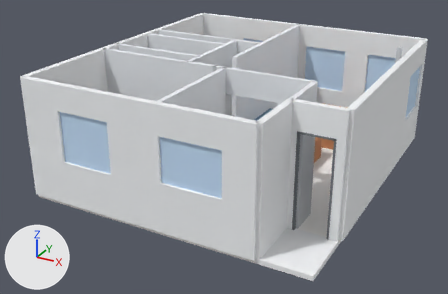
The OBJ model Departamento_01-01.obj: old version first, new version second.
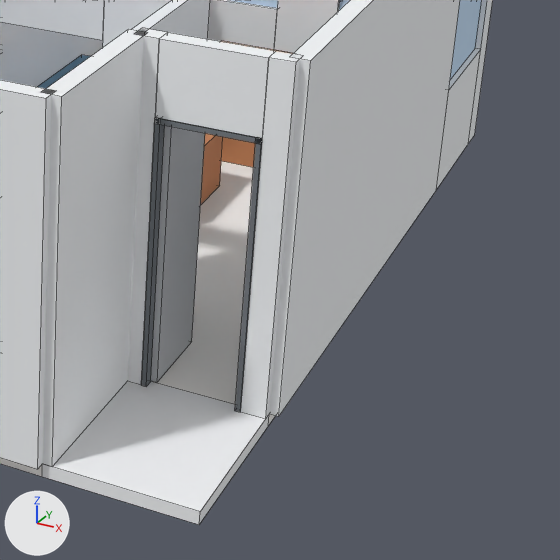
There are two pictures of each version: one whole from a 50 mm camera at (9.22, -15.47, 6.28) aimed at (2.92, -4.03, 0.55), one close up on the part from 54% to 100% of the width and 30% to 100% of the height. The axes (+X, +Y, +Z) are drawn at lower left. The lights are the same throughout. The last two pictures show the newer version. The close-ups show mesh edges as thin lines. Where no turn or scale is listed for an object, it has been applied to the vertices. Vertices at exactly the same position are counted once.

The first close-up shows '00_Palier_Edificio', '00_Piso_Ceramico_33x33', '01B_Ventanas_Aluminio', '01_Muros_Exteriores', '02B_Marcos_Puertas_Chapa', '02D_Puerta_Principal_Gris', '02_Tabiques_Interiores', '05B_Muebles_Madera_Caoba' and 1 more.
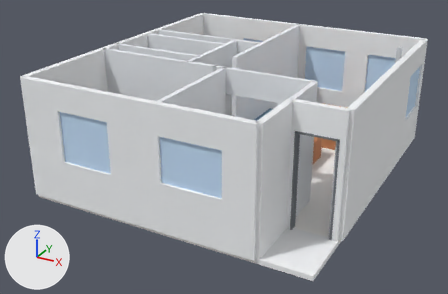
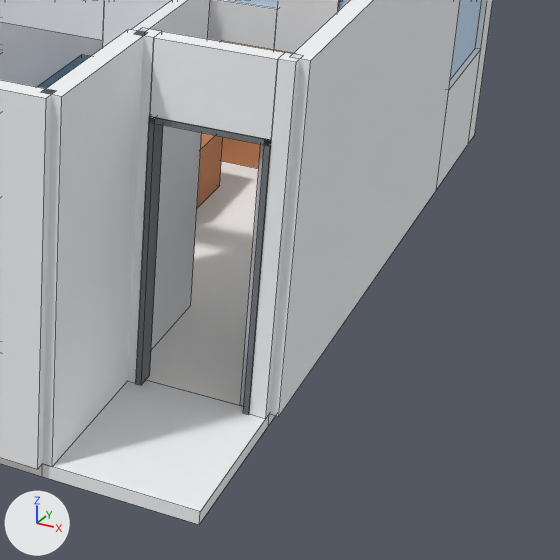
What changed in the scene script:
```text
Change me_01_muros_exteriores:
    where me_01_muros_exteriores.from_pydata(...)  # 172 vertices, 174 faces; spans x -0.07..6.37, y -7.07..0.07, z 0.0..2.6
    used by ob_01_muros_exteriores; location = (0.0, 0.0, 0.0)
    me_01_muros_exteriores part 1: all 12 vertices in x 5.38..6.12, y -5.77..-5.63, z 0.0..2.6 are scaled about their middle by (1.14, 1, 1), then moved by (0.01, 0.0, 0.0)
Change me_02b_marcos_puertas_chapa:
    used by ob_02b_marcos_puertas_chapa; location = (0.0, 0.0, 0.0)
    remove me_02b_marcos_puertas_chapa.from_pydata(...)  # 80 vertices, 72 faces; spans x 2.24..6.12, y -5.78..-2.24, z 0.0..2.05
    add me_02b_marcos_puertas_chapa.from_pydata(...)  # 80 vertices, 72 faces; spans x 2.24..6.18, y -5.78..-2.24, z 0.0..2.05
    me_02b_marcos_puertas_chapa part 2: the loose piece of 20 vertices spanning x 5.38..6.12, y -5.78..-5.62, z 0.0..2.05 is scaled about its middle by (1.14, 1, 1), then moved by (0.01, 0.0, 0.0)
Change me_02d_puerta_principal_gris:
    used by ob_02d_puerta_principal_gris; location = (0.0, 0.0, 0.0)
    remove me_02d_puerta_principal_gris.from_pydata(...)  # 8 vertices, 6 faces; spans x 5.42..5.47, y -5.7..-5.04, z 0.01..2.01
    add me_02d_puerta_principal_gris.from_pydata(...)  # 8 vertices, 6 faces; spans x 6.09..6.14, y -5.7..-4.96, z 0.01..2.01
    me_02d_puerta_principal_gris part 3: the whole mesh is scaled about its middle by (1, 1.12, 1), then moved by (0.67, 0.04, 0.0)
```

Changed parts and their boxes [x1, y1, x2, y2] in the close-ups (560 x 560 px; the box of a moved part takes in the faces that stretch with it):
'02D_Puerta_Principal_Gris', moved, rescaled
    before: [151, 125, 205, 382]
    after: [240, 145, 264, 406]
'02B_Marcos_Puertas_Chapa', reshaped
    before: [141, 117, 262, 412]
    after: [136, 116, 271, 415]
part 1 of me_01_muros_exteriores, moved or reshaped
    before: [127, 28, 302, 418]
    after: [127, 28, 303, 418]
